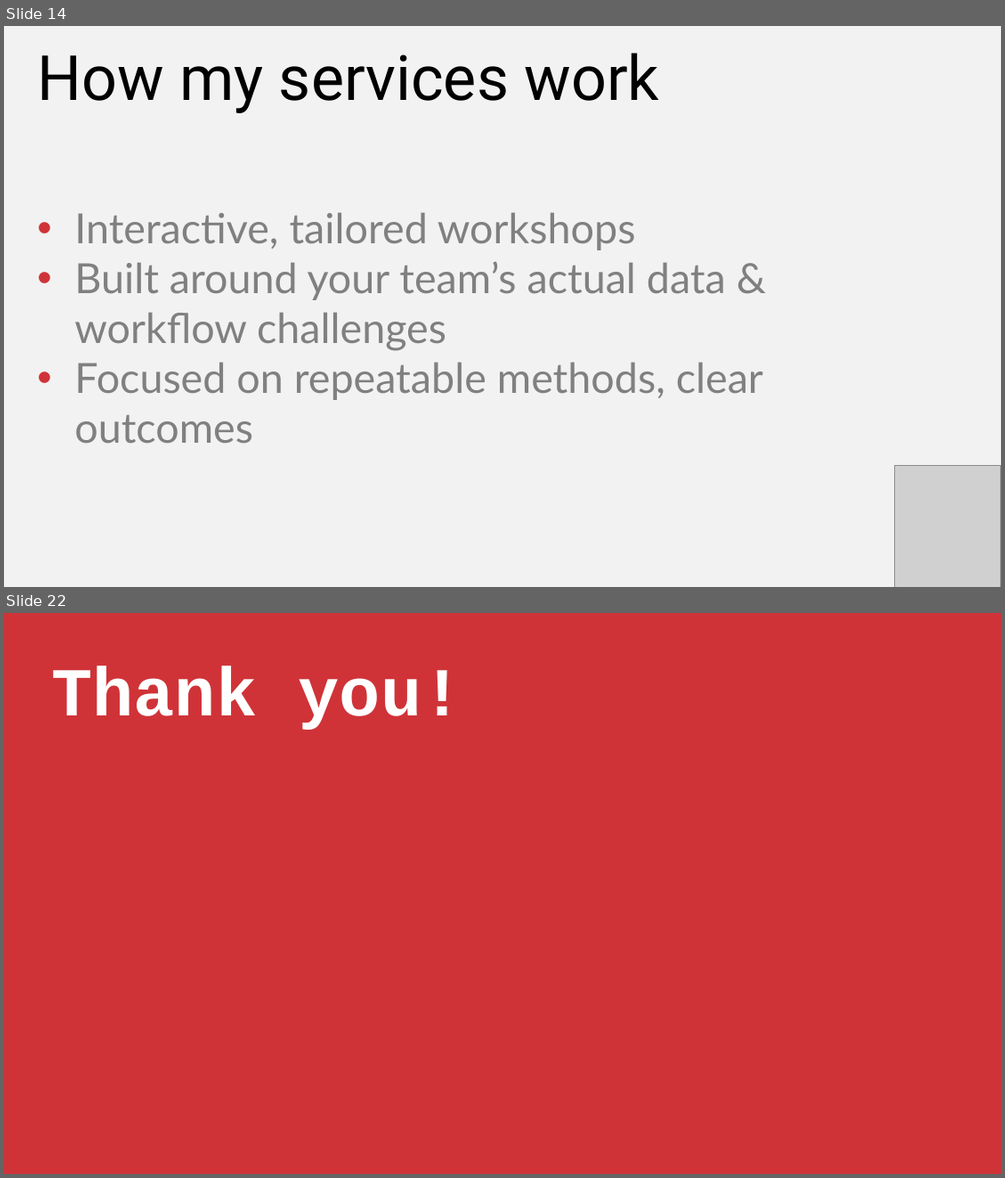
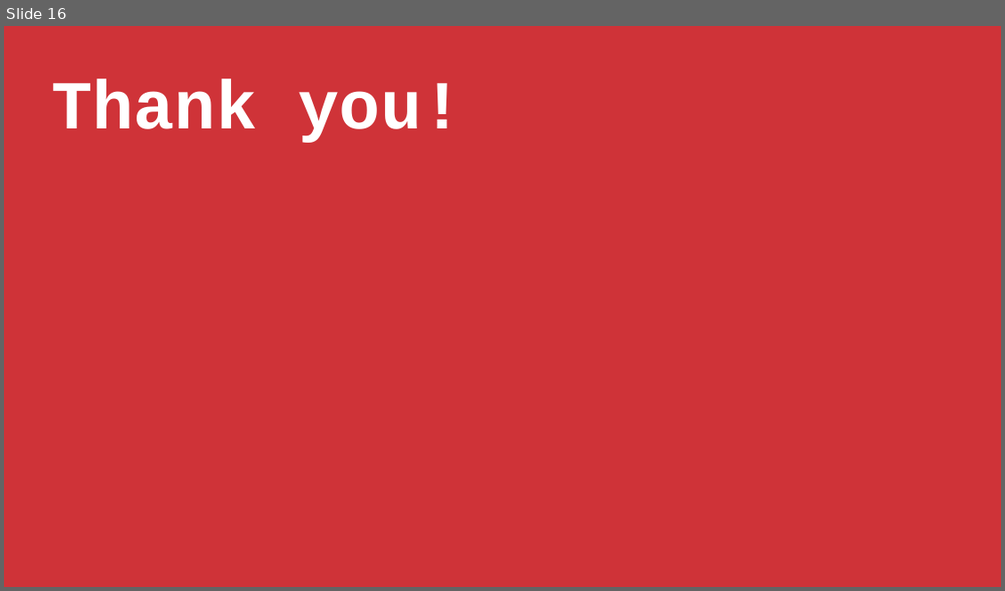
Before and after one commit to stringfestdata/modern-excel-demo-day, a slide deck: modern-excel-demo-day.pptx. Shown one above the other, each under a label of ours: slides 14 and 22 before the commit, slide 16 after it; the slides between them are not shown. The pictures are 1005x1178 and 1005x591 pixels, drawn with LibreOffice and Linux fonts; fonts in the diff are those of the drawing; grey boxes stand for pictures. Boxes give left, top, right and bottom in pixels: in the first picture for what was removed or moved away, otherwise in the second. Text is boxed around its words. In the diff, an @@ line names an element or a change of style, - is before the commit and + after.

```diff
--- a/modern-excel-demo-day.pptx
+++ b/modern-excel-demo-day.pptx
@@ slide 14 removed at <box>4,26,1001,587</box>, background #F2F2F2 @@
@@ text removed at <box>37,53,660,113</box> @@
-How my services work
@@ text removed at <box>74,212,763,443</box> @@
-• Interactive, tailored workshops
-• Built around your team’s actual data & workflow challenges
-• Focused on repeatable methods, clear outcomes
@@ picture removed at <box>895,465,1000,587</box> @@
@@ what was slide 22 is now slide 16 @@
```
Also in this commit, not shown: 2 slides changed, 1 slide added, 6 other slides removed, 1 other file.
